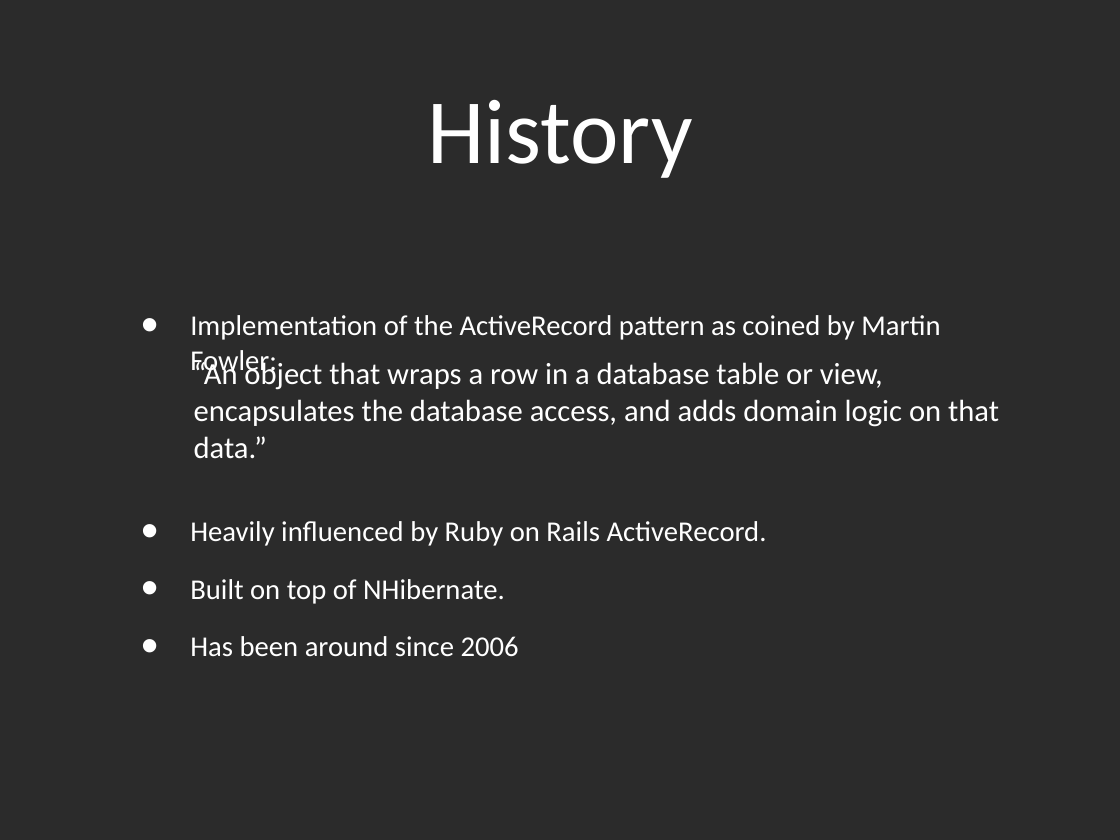
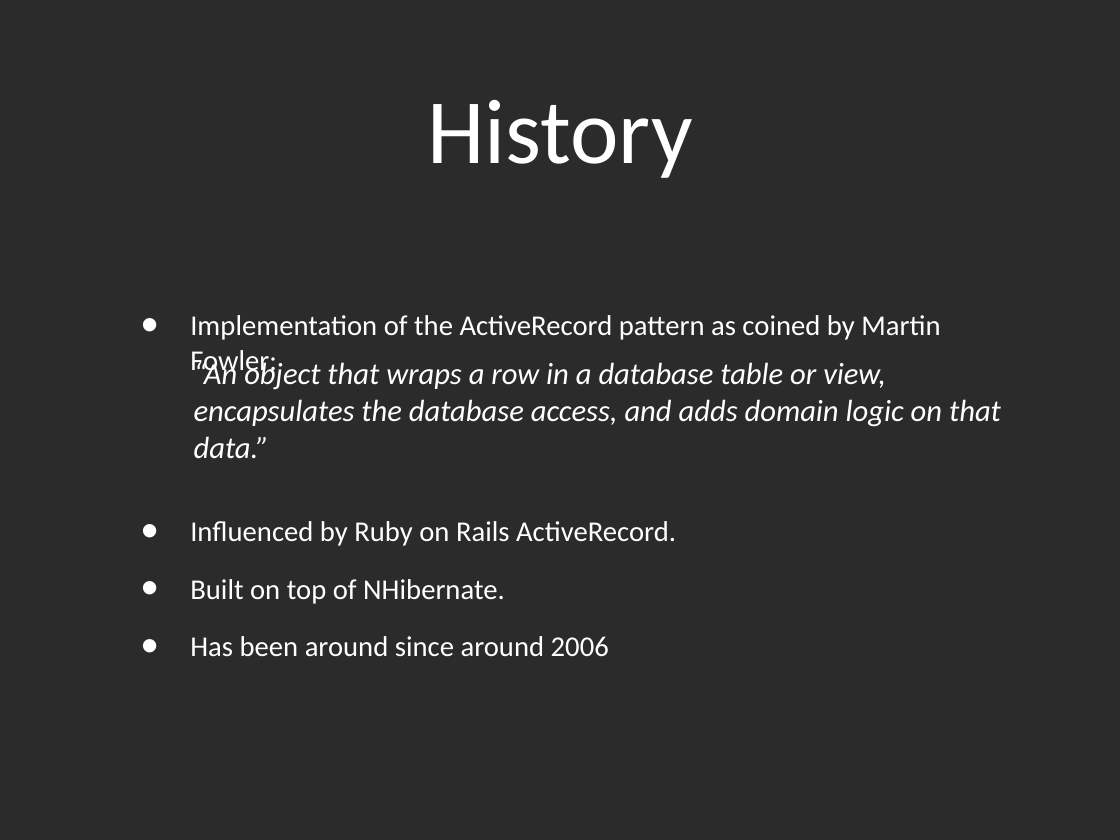
Before and after one commit to andypike/Talks, a slide deck: slide 2 of ORMBattle-Castle-ActiveRecord/ORMBattle-ActiveRecord.ppt. Drawn at 1120x840 pixels with LibreOffice and Linux fonts; fonts in the diff are those of the drawing; background and template pictures are left out; a plain dark background stands for a picture behind light text. Boxes give left, top, right and bottom in pixels: in the first picture for what was removed or moved away, otherwise in the second. Text is boxed around its words. In the diff, an @@ line names an element or a change of style, - is before the commit and + after.

```diff
--- a/ORMBattle-Castle-ActiveRecord/ORMBattle-ActiveRecord.ppt
+++ b/ORMBattle-Castle-ActiveRecord/ORMBattle-ActiveRecord.ppt
@@ text "“An object that wraps a ..." at (194,359,1001,459): italic on @@
@@ text at (190,521,676,546): text changed @@
-• Heavily influenced by Ruby on Rails ActiveRecord.
+• Influenced by Ruby on Rails ActiveRecord.
@@ text at (190,636,609,657): text changed @@
-• Has been around since 2006
+• Has been around since around 2006
```
Also in this commit, not shown: 7 other slides changed, 1 slide added, 4 other files.
